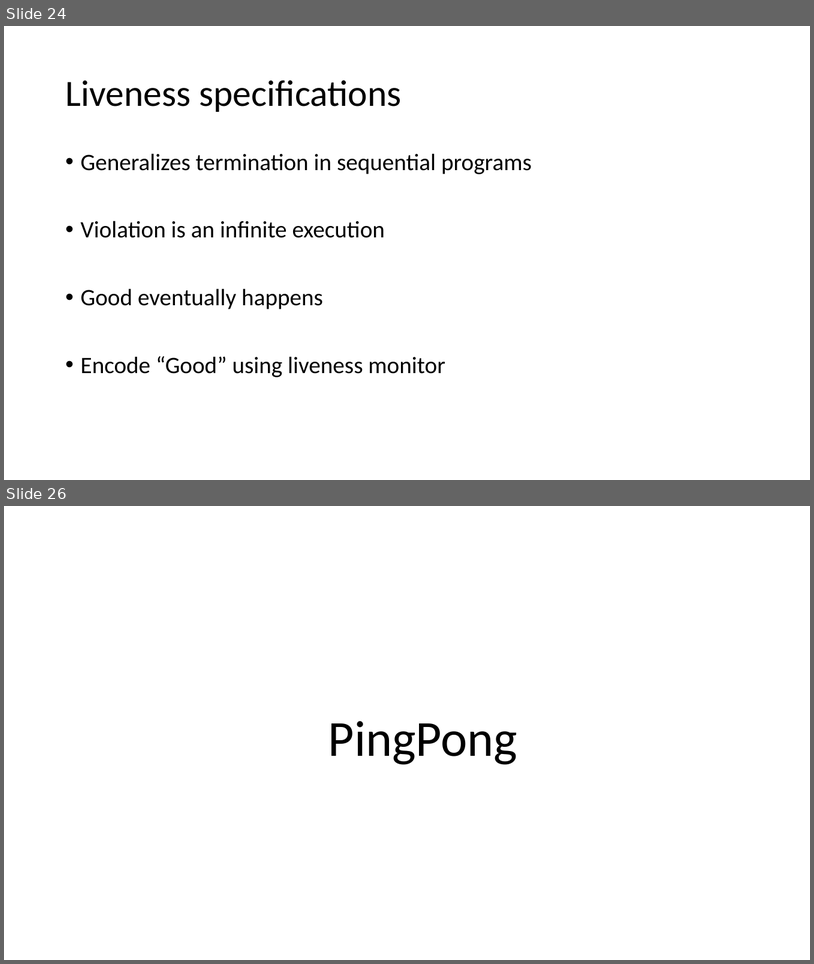
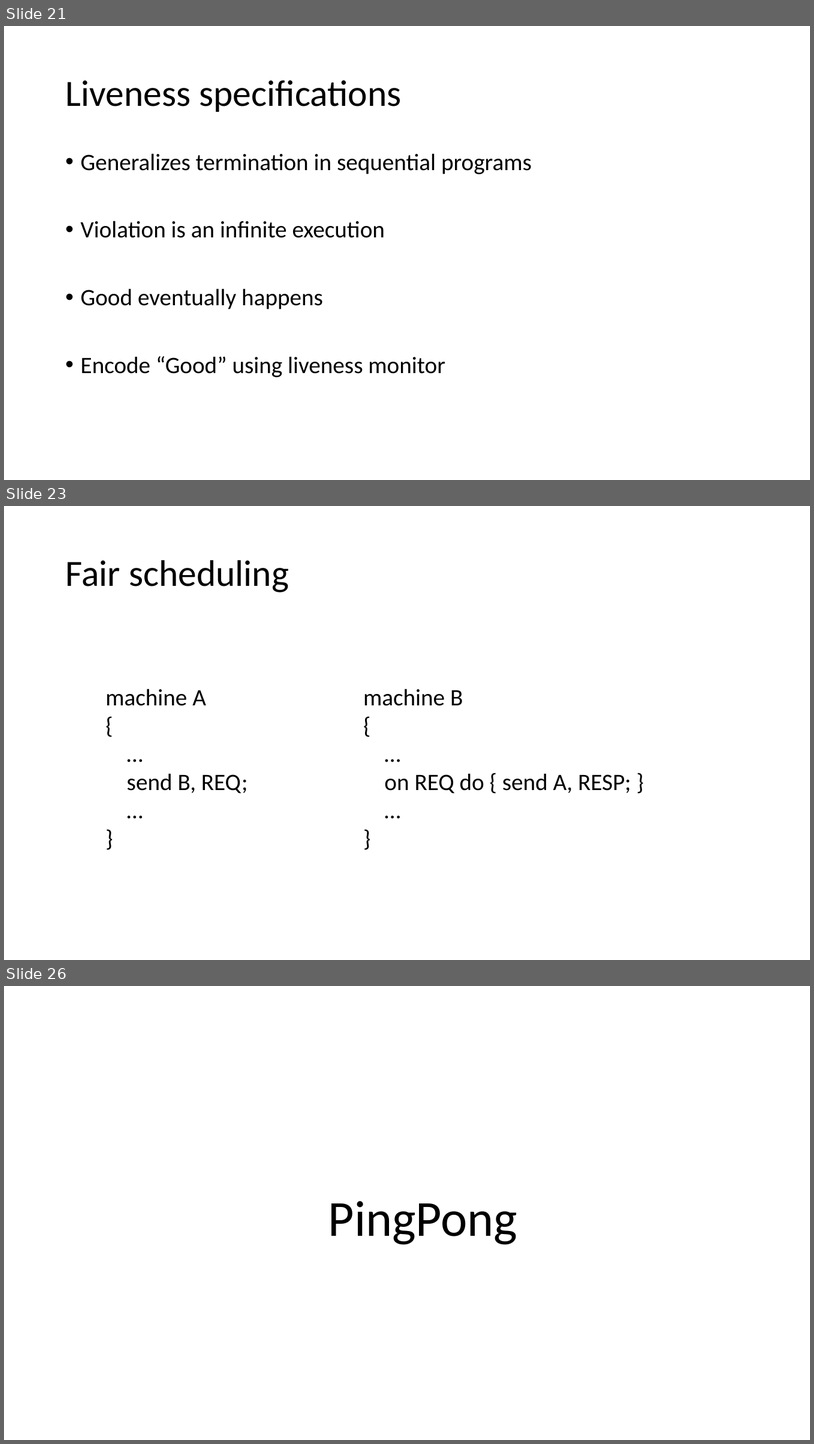
Before and after one commit to p-org/P, a slide deck: RVTutorial/P-tutorial-Part-1.pptx. Shown one above the other, each under a label of ours: slides 24 and 26 before the commit, slides 21, 23 and 26 after it; the slides between them are not shown. The pictures are 814x964 and 814x1444 pixels, drawn with LibreOffice and Linux fonts; fonts in the diff are those of the drawing. Boxes give left, top, right and bottom in pixels: in the first picture for what was removed or moved away, otherwise in the second. Text is boxed around its words. In the diff, an @@ line names an element or a change of style, - is before the commit and + after.

```diff
--- a/RVTutorial/P-tutorial-Part-1.pptx
+++ b/RVTutorial/P-tutorial-Part-1.pptx
@@ slide 23 added at bbox=[4, 506, 810, 960], background #FFFFFF @@
@@ title added at bbox=[65, 560, 289, 592], 44 pt, text #000000 @@
+Fair scheduling
@@ text added at bbox=[105, 688, 248, 793], 28 pt, text #000000 @@
+machine A
+{
+…
+send B, REQ;
+…
+}
@@ text added at bbox=[363, 688, 632, 793], 28 pt, text #000000 @@
+machine B
+{
+…
+on REQ do { send A, RESP; }
+…
+}
@@ what was slide 24 is now slide 21 @@
```
Also in this commit, not shown: 3 slides changed, 4 other slides added, 4 slides removed.
